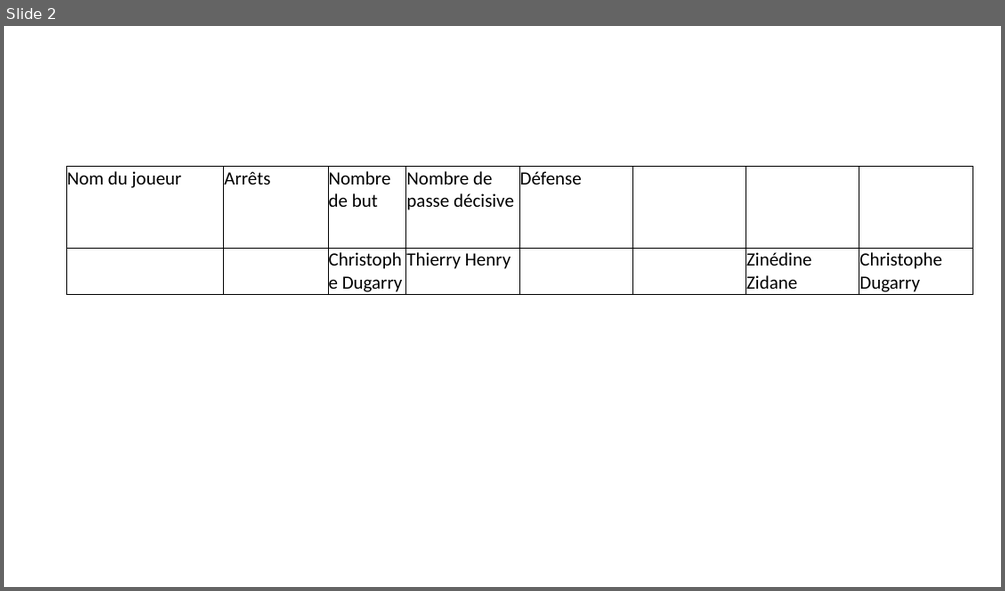
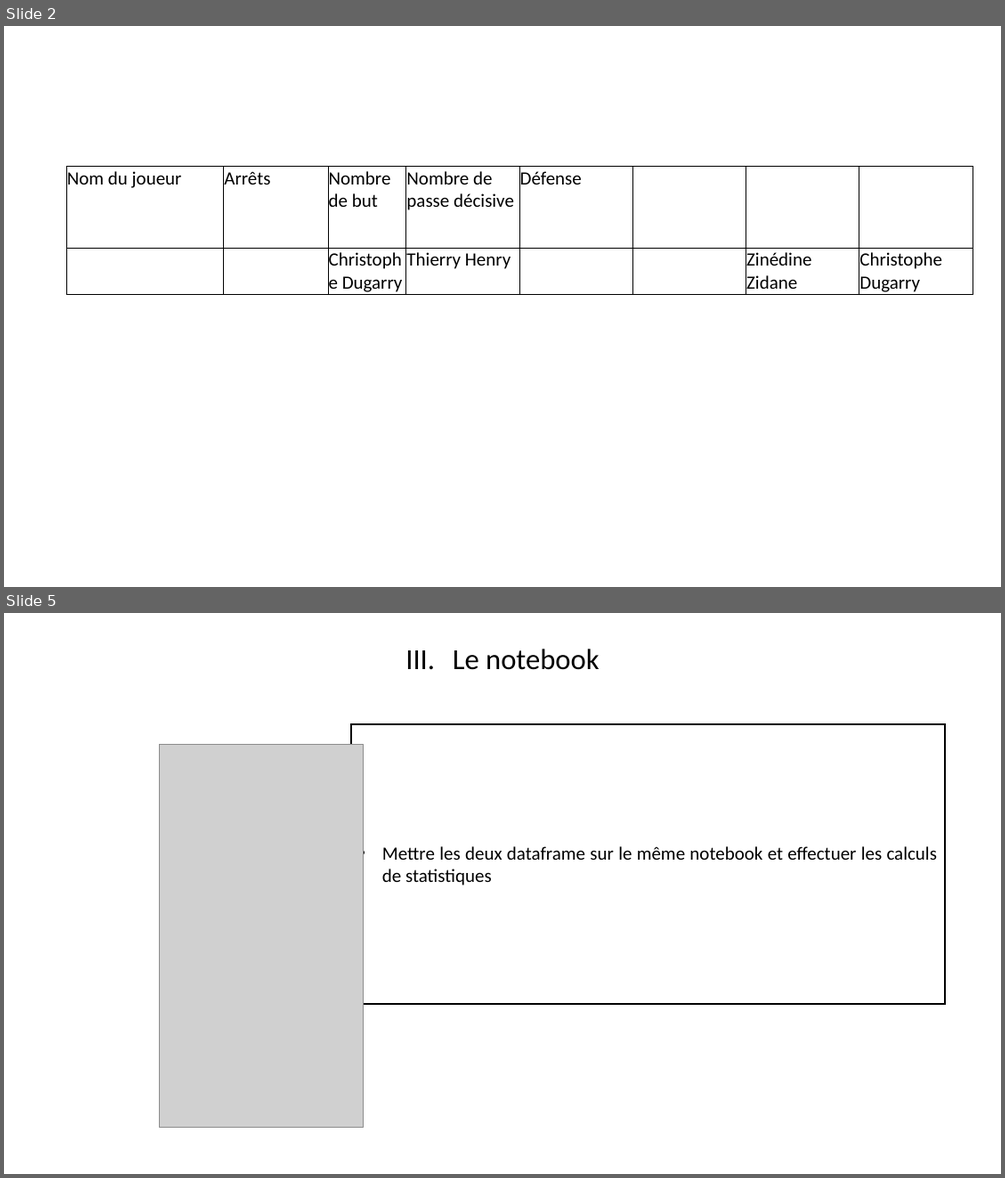
Before and after one commit to YohanCohen-Solal/statistiques_football, a slide deck: tâches_à_effectuer.pptx. Shown one above the other, each under a label of ours: slide 2 before the commit, slides 2 and 5 after it; the slides between them are not shown. The pictures are 1005x591 and 1005x1178 pixels, drawn with LibreOffice and Linux fonts; fonts in the diff are those of the drawing; grey boxes stand for pictures. Boxes give left, top, right and bottom in pixels: in the first picture for what was removed or moved away, otherwise in the second. Text is boxed around its words. In the diff, an @@ line names an element or a change of style, - is before the commit and + after.

```diff
--- a/tâches_à_effectuer.pptx
+++ b/tâches_à_effectuer.pptx
@@ slide 5 added at bbox=[4, 613, 1001, 1174], background #FFFFFF @@
@@ text added at bbox=[453, 649, 599, 670], 28 pt, text #000000 @@
+III. Le notebook
@@ picture added at bbox=[160, 744, 364, 1127] @@
@@ rectangle added at bbox=[352, 723, 945, 1004], outline #000000 1.5 pt, 18 pt, text #000000 @@
+• Mettre les deux dataframe sur le même notebook et effectuer les calculs de statistiques
```
Also in this commit, not shown: 1 slide changed, 9 other slides added, 4 other files.
